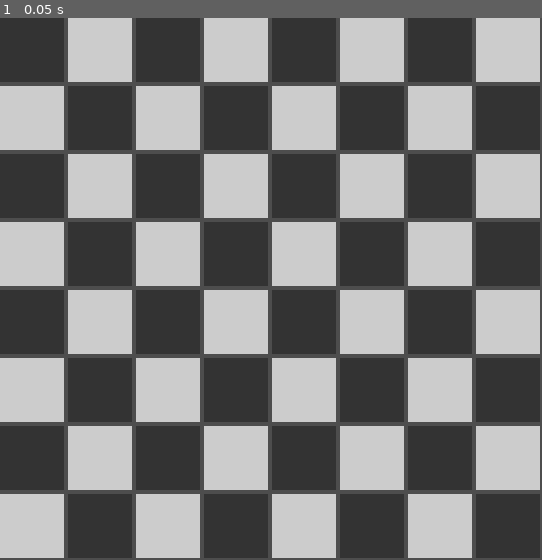
Above: before the commit, frame 1.
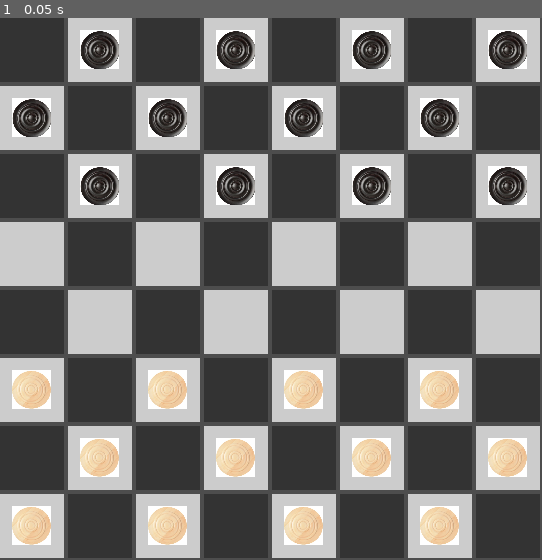
Above: after the commit, the same moment.

Repository: Luca-Milioli/Checkers
Game: Godot game, scene res://scenes/main.tscn
Same seed, same stepped clock (60 frames per second), same inputs: the game is played once before the commit and once after it.
Inputs:
- Up to frame 1 (0.05 s): no input

The runs differ from the first frame. In frame 1, 12% of the frame differs, in the area x 2-98%, y 2-98%.

Commit message:
board update

Diff:
--- a/checkers/scenes/checks.tscn
+++ b/checkers/scenes/checks.tscn
@@ -1,6 +1,6 @@
 [gd_scene load_steps=2 format=3 uid="uid://bcivo4a7stkvp"]
 
-[ext_resource type="Script" path="res://checks.gd" id="1_rw4ni"]
+[ext_resource type="Script" path="res://scripts/checks.gd" id="1_rw4ni"]
 
 [node name="Checks" type="Node"]
 script = ExtResource("1_rw4ni")
--- a/checkers/scenes/king.tscn
+++ b/checkers/scenes/king.tscn
@@ -1,6 +1,6 @@
 [gd_scene load_steps=2 format=3 uid="uid://bof56qxoruktm"]
 
-[ext_resource type="Script" path="res://king.gd" id="1_div27"]
+[ext_resource type="Script" path="res://scripts/king.gd" id="1_div27"]
 
 [node name="King" type="Node2D"]
 script = ExtResource("1_div27")
--- a/checkers/scenes/man.tscn
+++ b/checkers/scenes/man.tscn
@@ -1,31 +1,29 @@
-[gd_scene load_steps=5 format=3 uid="uid://m15pmhxfyt8t"]
+[gd_scene load_steps=3 format=3 uid="uid://m15pmhxfyt8t"]
 
-[ext_resource type="Script" uid="uid://wnornx8701e8" path="res://man.gd" id="1_rb5kw"]
-[ext_resource type="Texture2D" uid="uid://by6rgl45uryjw" path="res://art/black_man.jpg" id="2_dqn0h"]
+[ext_resource type="Script" path="res://scripts/man.gd" id="1_rb5kw"]
 [ext_resource type="Texture2D" uid="uid://cd68uprkopkhj" path="res://art/white_man.jpg" id="3_gca12"]
 
-[sub_resource type="SpriteFrames" id="SpriteFrames_2x0nd"]
-animations = [{
-"frames": [{
-"duration": 1.0,
-"texture": ExtResource("2_dqn0h")
-}],
-"loop": true,
-"name": &"black",
-"speed": 5.0
-}, {
-"frames": [{
-"duration": 1.0,
-"texture": ExtResource("3_gca12")
-}],
-"loop": true,
-"name": &"white",
-"speed": 5.0
-}]
+[node name="ManContainer" type="Control"]
+layout_mode = 3
+anchors_preset = 8
+anchor_left = 0.5
+anchor_top = 0.5
+anchor_right = 0.5
+anchor_bottom = 0.5
+offset_left = -20.0
+offset_top = -20.0
+offset_right = 294.0
+offset_bottom = 293.0
+grow_horizontal = 2
+grow_vertical = 2
+size_flags_horizontal = 3
+size_flags_vertical = 3
 
-[node name="Man" type="Node2D"]
+[node name="Man" type="TextureRect" parent="."]
+custom_minimum_size = Vector2(40, 40)
+layout_mode = 1
+offset_right = 316.0
+offset_bottom = 316.0
+scale = Vector2(0.125, 0.125)
+texture = ExtResource("3_gca12")
 script = ExtResource("1_rb5kw")
-
-[node name="AnimatedSprite2D" type="AnimatedSprite2D" parent="."]
-sprite_frames = SubResource("SpriteFrames_2x0nd")
-animation = &"white"
--- a/checkers/scripts/grid.gd
+++ b/checkers/scripts/grid.gd
@@ -1,6 +1,7 @@
 extends GridContainer
 
 const TILE_SCENE = preload("res://scenes/tile.tscn")
+const MAN_SCENE = preload("res://scenes/man.tscn")
 
 
 func _ready():
@@ -8,6 +9,20 @@
 		for x in range(8):
 			var tile = TILE_SCENE.instantiate()
 			tile.set_coordinates(x, y)
+
 			var set_color: bool = (x + y) % 2
 			tile.set_dark(not set_color)
+
+			var coordinates: Vector2i = tile.get_coordinates()
+			if set_color and coordinates[1] != 3 and coordinates[1] != 4:
+				var man = MAN_SCENE.instantiate()
+				man.get_node("Man").set_image()
+				if coordinates[1] < 4:
+					man.get_node("Man").set_image(false)
+				tile.add_child(man)
+				#man.position = coordinates
+				#self.add_child(man)
+				#print("added man: ", man.position)
+
 			self.add_child(tile)
+			print(tile.get_child_count())
--- a/checkers/scripts/man.gd
+++ b/checkers/scripts/man.gd
@@ -1,4 +1,4 @@
-extends Node2D
+extends TextureRect
 
 class_name Man
 
@@ -13,9 +13,6 @@
 func _process(delta: float) -> void:
 	pass
 
-func start(pos, cells_pos, white):
-	position = pos
-	cells_position = cells_pos
-	self.white = white
-	$AnimatedSprite2D.animation = ("white" if white else "black")
-	show()
+func set_image(white = true):
+	var path = "res://art/white_man.jpg" if white else "res://art/black_man.jpg"
+	self.texture = load(path)
